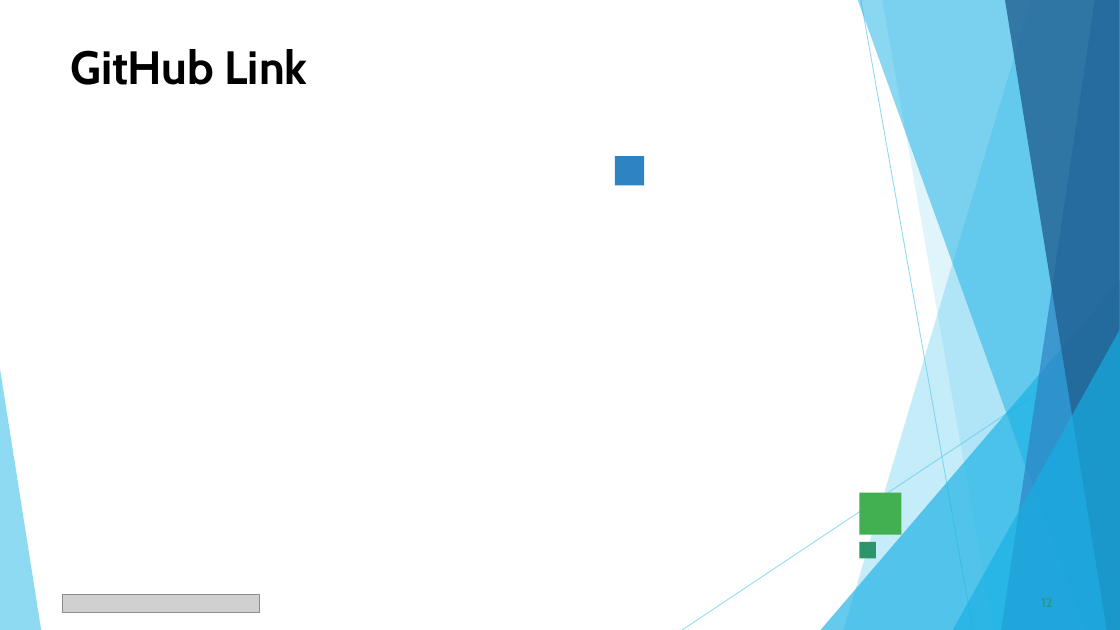
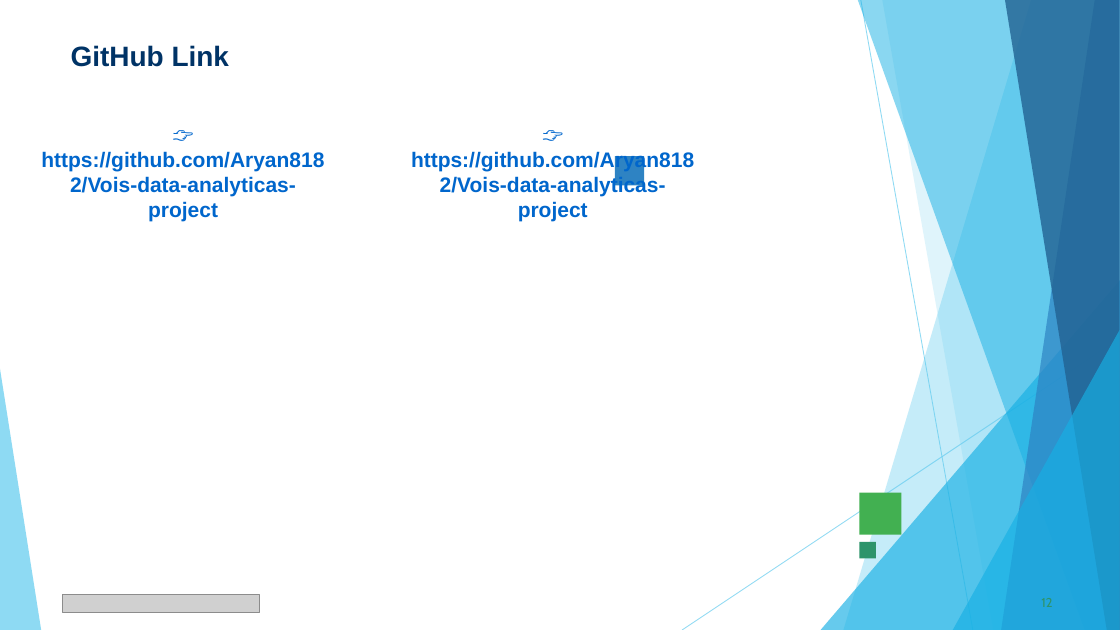
Before and after one commit to Aryan8182/Vois-data-analyticas-project, a slide deck: slide 12 of VOIS_Major_Project_PPT_Submission_Template.pptx. Drawn at 1120x630 pixels with LibreOffice and Linux fonts; fonts in the diff are those of the drawing; grey boxes stand for pictures. Boxes give left, top, right and bottom in pixels: in the first picture for what was removed or moved away, otherwise in the second. Text is boxed around its words. In the diff, an @@ line names an element or a change of style, - is before the commit and + after.

Commit message:
Update VOIS Major Project presentation template with complete project data, results, charts, and certificate

```diff
--- a/VOIS_Major_Project_PPT_Submission_Template.pptx
+++ b/VOIS_Major_Project_PPT_Submission_Template.pptx
@@ title "GitHub Link" at bbox=[71, 45, 230, 67]: size 40 to 24 pt, font Cabin to Arial, text colour #000000 to #003366 @@
@@ text added at bbox=[41, 151, 324, 222], 18 pt, text #0066CC, bold @@
+👉 https://github.com/Aryan8182/Vois-data-analyticas-project
@@ text added at bbox=[411, 151, 694, 222], 18 pt, text #0066CC, bold @@
+👉 https://github.com/Aryan8182/Vois-data-analyticas-project
```
Also in this commit, not shown: 8 other slides changed, 4 slides added, 4 slides removed.
